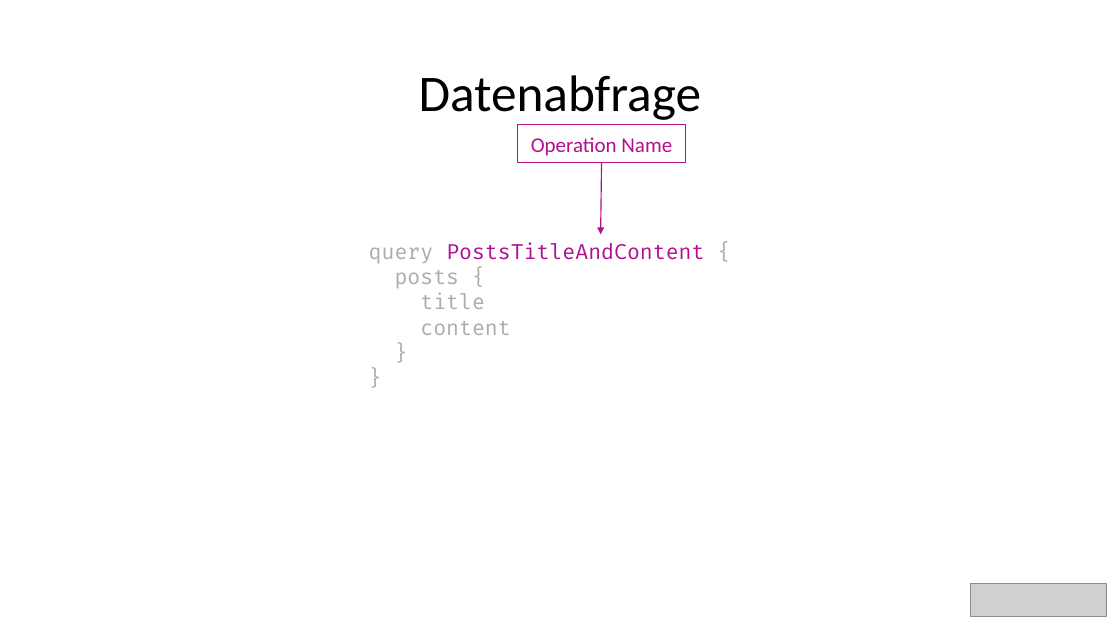
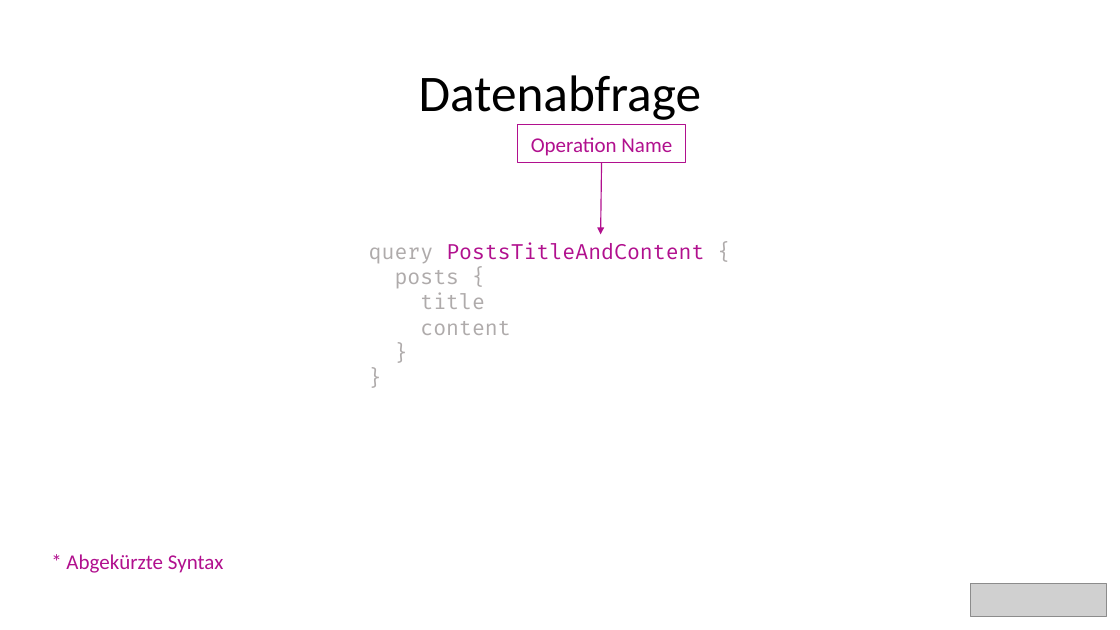
Before and after one commit to bytePassion/GraphQL-Talk, a slide deck: slide 10 of slides/GraphqlSlides.pptx. Drawn at 1120x630 pixels with LibreOffice and Linux fonts; fonts in the diff are those of the drawing; grey boxes stand for pictures. Boxes give left, top, right and bottom in pixels: in the first picture for what was removed or moved away, otherwise in the second. Text is boxed around its words. In the diff, an @@ line names an element or a change of style, - is before the commit and + after.

```diff
--- a/slides/GraphqlSlides.pptx
+++ b/slides/GraphqlSlides.pptx
@@ text added at (66, 554, 223, 573), 18 pt, text #B1108E @@
+* Abgekürzte Syntax
```
Also in this commit, not shown: 3 other slides changed.
